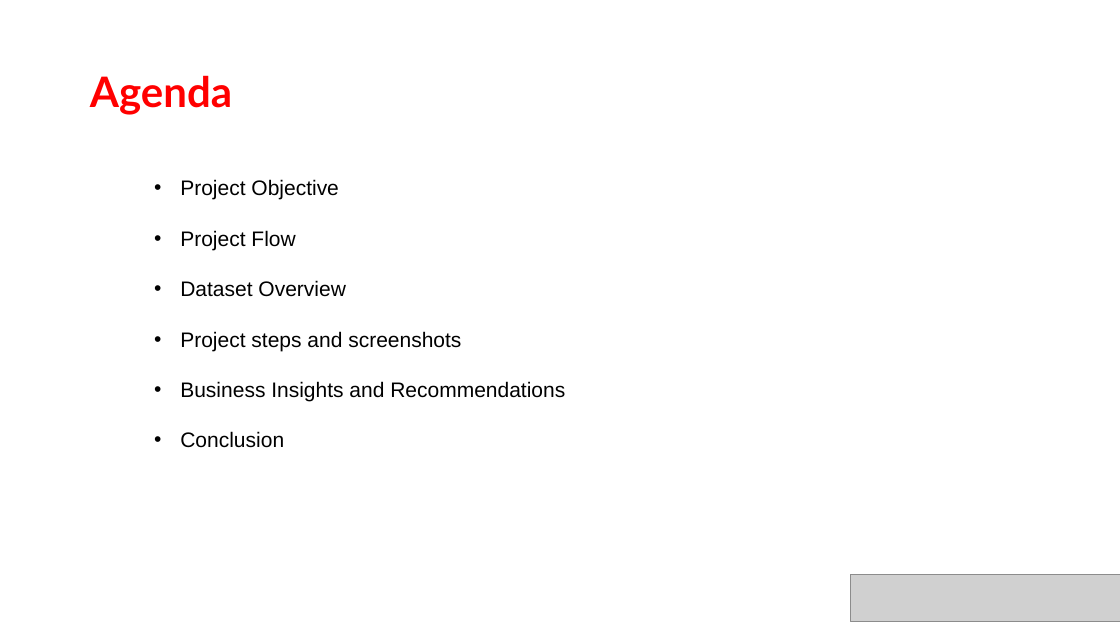
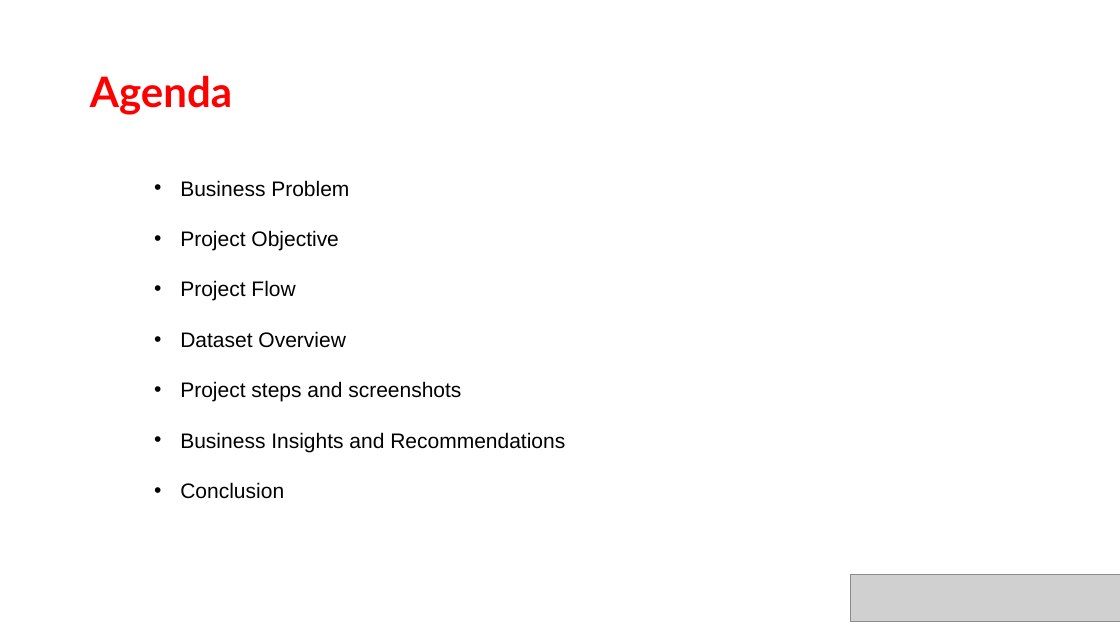
Before and after one commit to bhuvanamandli/PowerBI_Global_EV_Sales, a slide deck: slide 2 of EVision Analytics-ppt.pptx (slide 3 before the commit). Drawn at 1120x630 pixels with LibreOffice and Linux fonts; fonts in the diff are those of the drawing; grey boxes stand for pictures. Boxes give left, top, right and bottom in pixels: in the first picture for what was removed or moved away, otherwise in the second. Text is boxed around its words. In the diff, an @@ line names an element or a change of style, - is before the commit and + after.

```diff
--- a/EVision Analytics-ppt.pptx
+++ b/EVision Analytics-ppt.pptx
@@ text at [180,180,349,197]: paragraph added @@
+• Business Problem
```
Also in this commit, not shown: 4 other slides changed.
